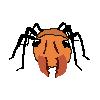
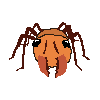
Two versions of the same layered image (w=100, h=100). Layer-by-layer changes:
painted on "Layer 8" over [16, 32, 79, 71]
painted on "Layer 7" over [9, 22, 90, 71]
removed layer "Layer 6" over [16, 25, 82, 71]
